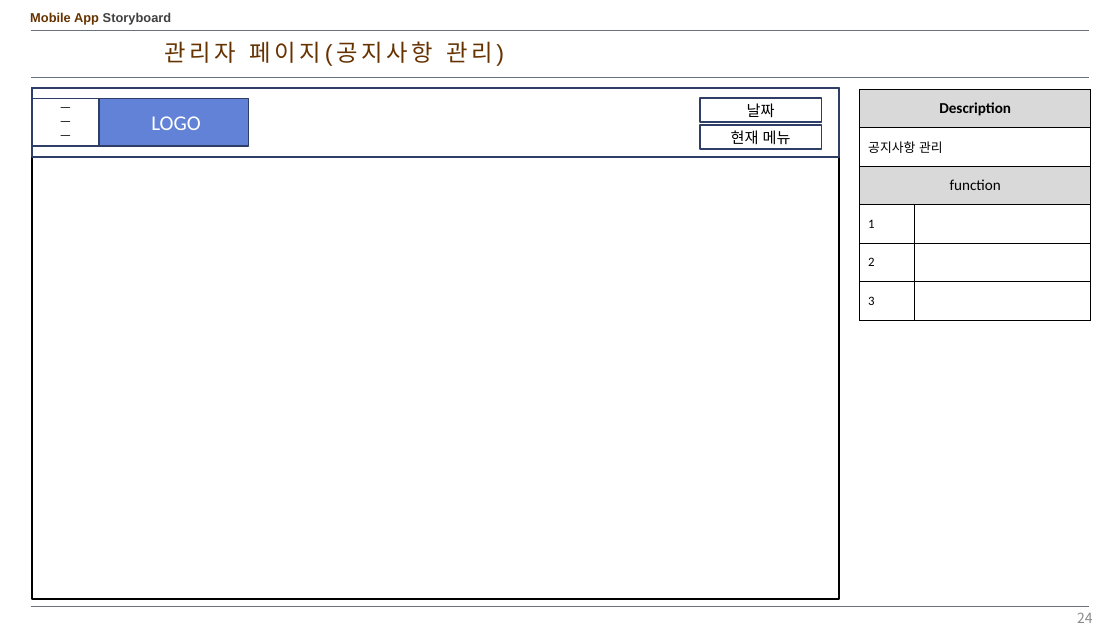
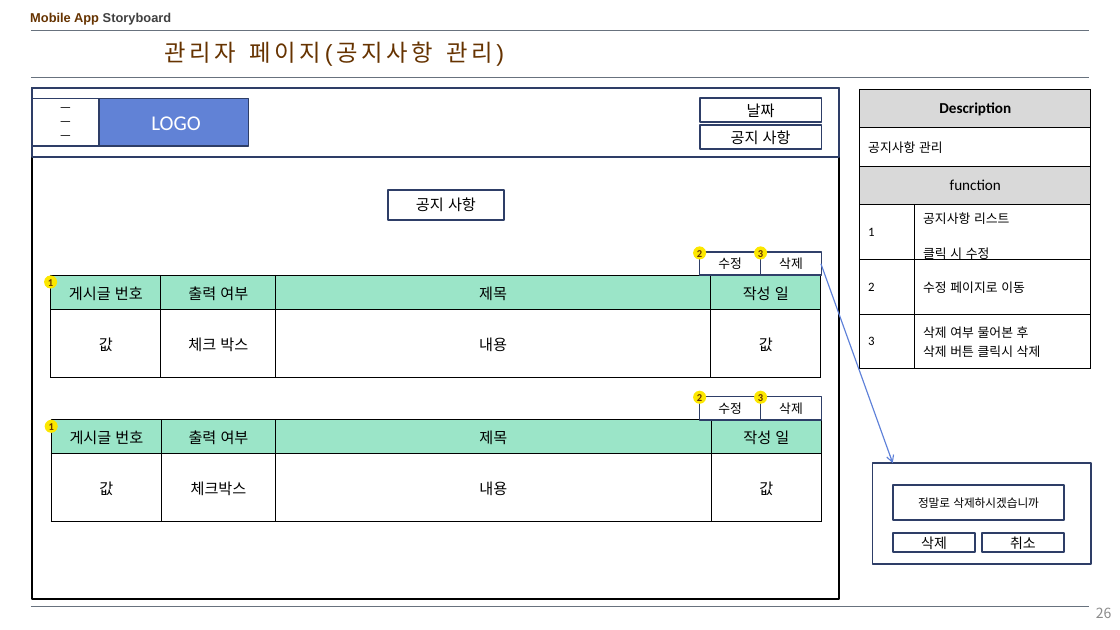
Before and after one commit to kangheechoul/document, a slide deck: slide 26 of 프레젠테이션 1.pptx (slide 24 before the commit). Drawn at 1120x630 pixels with LibreOffice and Linux fonts; fonts in the diff are those of the drawing. Boxes give left, top, right and bottom in pixels: in the first picture for what was removed or moved away, otherwise in the second. Text is boxed around its words. In the diff, an @@ line names an element or a change of style, - is before the commit and + after.

```diff
--- a/프레젠테이션 1.pptx
+++ b/프레젠테이션 1.pptx
@@ table at [860, 89, 1091, 369] @@
-row 4, column 2: 
+row 4, column 2: 공지사항 리스트 / 클릭 시 수정
-row 5, column 2: 
+row 5, column 2: 수정 페이지로 이동
-row 6, column 2: 
+row 6, column 2: 삭제 여부 물어본 후 / 삭제 버튼 클릭시 삭제
@@ text in rectangle at [731, 130, 791, 144]: text changed @@
-현재 메뉴
+공지 사항
@@ rectangle added at [388, 190, 505, 220], fill #FFFFFF, outline #2E3E67 1.5 pt, 13 pt, text #000000 @@
+공지 사항
@@ ellipse added at [693, 246, 707, 260], fill #FCE700, 9 pt, text #663300, bold @@
+2
@@ rectangle added at [700, 252, 761, 276], fill #FFFFFF, outline #2E3E67 1.5 pt, 11 pt, text #000000 @@
+수정
@@ ellipse added at [755, 246, 768, 260], fill #FCE700, 9 pt, text #663300, bold @@
+3
@@ rectangle added at [760, 252, 822, 276], fill #FFFFFF, outline #30416A 1.5 pt, 11 pt, text #000000 @@
+삭제
@@ arrow added from (821, 264) to (893, 463), #5E81D9 1 pt @@
@@ ellipse added at [44, 276, 57, 289], fill #FCE700, 9 pt, text #663300, bold @@
+1
@@ table added at [50, 276, 821, 378], 2 rows, 4 columns @@
+게시글 번호 | 출력 여부 | 제목 | 작성 일
+값 | 체크 박스 | 내용 | 값
@@ ellipse added at [693, 391, 707, 404], fill #FCE700, 9 pt, text #663300, bold @@
+2
@@ rectangle added at [700, 397, 761, 420], fill #FFFFFF, outline #2E3E67 1.5 pt, 11 pt, text #000000 @@
+수정
@@ ellipse added at [755, 391, 768, 404], fill #FCE700, 9 pt, text #663300, bold @@
+3
@@ rectangle added at [760, 397, 822, 420], fill #FFFFFF, outline #2E3E67 1.5 pt, 11 pt, text #000000 @@
+삭제
@@ ellipse added at [45, 420, 58, 434], fill #FCE700, 9 pt, text #663300, bold @@
+1
@@ table added at [51, 420, 821, 523], 2 rows, 4 columns @@
+게시글 번호 | 출력 여부 | 제목 | 작성 일
+값 | 체크박스 | 내용 | 값
@@ rectangle added at [873, 463, 1091, 564], fill #FFFFFF, outline #2E3E67 1.5 pt @@
@@ rectangle added at [893, 485, 1065, 520], fill #FFFFFF, outline #2E3E67 1.5 pt, 10 pt, text #000000 @@
+정말로 삭제하시겠습니까
@@ rectangle added at [893, 534, 975, 552], fill #FFFFFF, outline #2E3E67 1.5 pt, 12 pt, text #000000 @@
+삭제
@@ rectangle added at [982, 534, 1065, 552], fill #FFFFFF, outline #2E3E67 1.5 pt, 12 pt, text #000000 @@
+취소
@@ page number at [1096, 607, 1112, 618]: text changed @@
-24
+26
```
Also in this commit, not shown: 8 other slides changed, 5 slides added.
